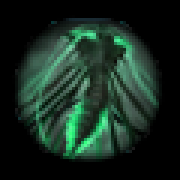
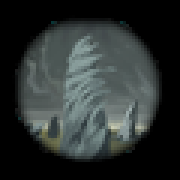
Layers edited between the first and the second 180 x 180 image:
added layer "Layer 27" above "Layer 26" over [15, 18, 162, 162]
added layer "Layer 26" above "Layer 25" over [15, 18, 162, 162]
added layer "Layer 25" above "Layer 24" over [15, 18, 162, 162]
added layer "Layer 24" above "Layer 23" over [24, 18, 162, 162]
